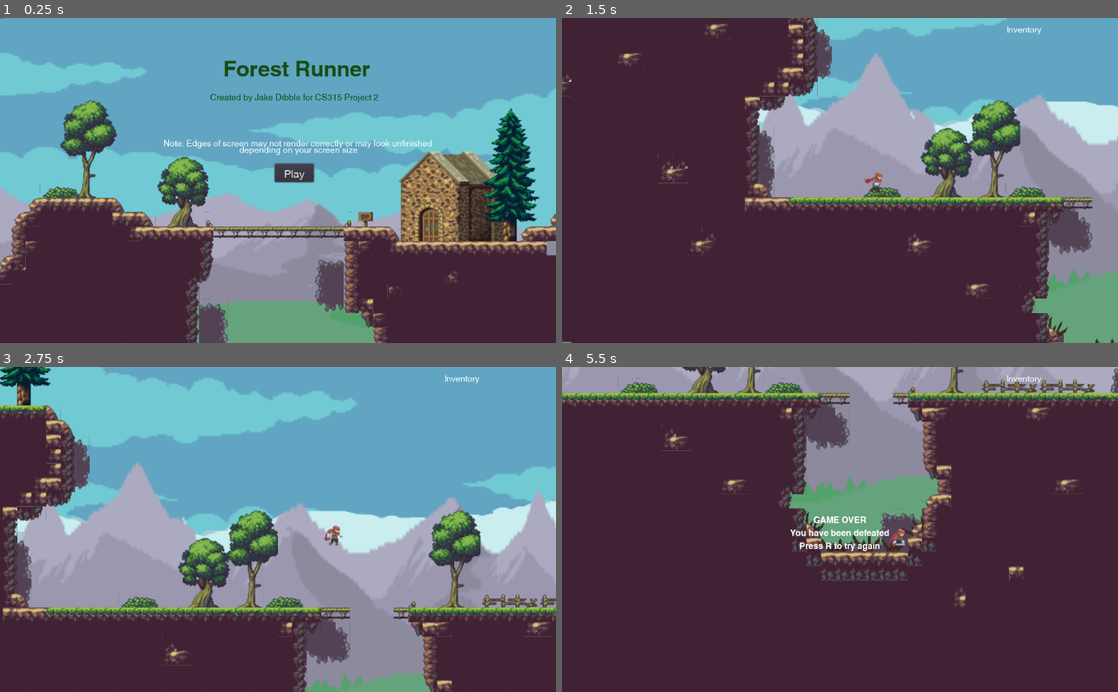
Above: before the commit, frames 1-4 (two rows, left to right).
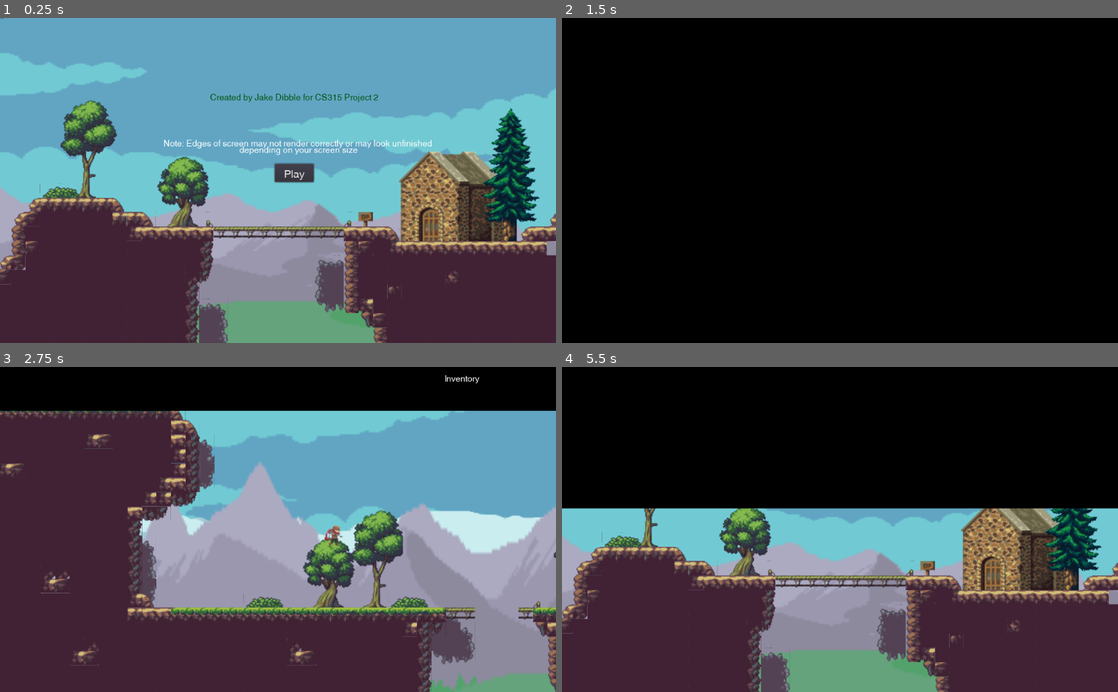
Above: after the commit, the same moments.

Repository: jdibble21/P2-Forest-Run
Game: Godot game, scene res://src/Menu.tscn
Same seed, same stepped clock (60 frames per second), same inputs: the game is played once before the commit and once after it.
Inputs (mouse positions are in pixels of both pictures, inside the frame that each line leads up to):
- Up to frame 1 (0.25 s): no input
- Up to frame 2 (1.5 s): click "Play" at 0.5 s; hold D (move_right) from 1.28 s (still down); hold Space (attack) from 1.28 s (still down)
- Up to frame 3 (2.75 s): keep holding D (move_right); tap W (jump) at 1.52, 2.27 s; release Space (attack) at 2.03 s; tap Space (attack) at 2.1 s
- Up to frame 4 (5.5 s): release D (move_right) at 2.78 s; hold A (move_left) 2.78-3.53 s; hold Space (attack) 2.78-3.53 s; hold D (move_right) 3.53-5 s; tap Space (attack) at 3.6 s; tap W (jump) at 3.77, 4.52 s; hold Space (attack) 4.28-5 s; tap Escape (return_to_menu, bound only after the commit) at 4.9 s; click (856, 523) at 5 s, where only the run after the commit has a clickable "Play"

The runs differ from the first frame. In frame 1, 0.6% of the frame differs, in the area x 40-67%, y 13-19%; in frame 2, 100%, in the area x 0-100%, y 0-100%; in frame 3, 57%; in frame 4, 75%.

Commit message:
Add transition to gameplay

Diff:
--- a/project/project.godot
+++ b/project/project.godot
@@ -46,6 +46,11 @@
 "events": [ Object(InputEventKey,"resource_local_to_scene":false,"resource_name":"","device":0,"alt":false,"shift":false,"control":false,"meta":false,"command":false,"pressed":false,"scancode":82,"unicode":0,"echo":false,"script":null)
  ]
 }
+return_to_menu={
+"deadzone": 0.5,
+"events": [ Object(InputEventKey,"resource_local_to_scene":false,"resource_name":"","device":0,"alt":false,"shift":false,"control":false,"meta":false,"command":false,"pressed":false,"scancode":16777217,"unicode":0,"echo":false,"script":null)
+ ]
+}
 
 [rendering]
 
--- a/project/src/Menu.gd
+++ b/project/src/Menu.gd
@@ -1,7 +1,22 @@
 extends Node2D
 
-var _gameplay_scene = preload("res://src/World.tscn").instance()
+var _gameplay_scene = preload("res://src/World.tscn")
+
+func _ready():
+	$TransitionLayer.hide()
+	$AnimationPlayer.play("title_loop")
 
 func _on_Play_Button_pressed():
+	$TransitionLayer.show()
+	$Camera2D/HUD/Button.hide()
+	$Camera2D/HUD/TitleLabel.hide()
+	$Camera2D/HUD/NoteLabel.hide()
+	$Camera2D/HUD/CreatedLabel.hide()
+	var timer = Timer.new()
+	timer.set_wait_time(1.5)
+	add_child(timer)
+	timer.start()
+	$AnimationPlayer.play("transition")
+	yield(timer, "timeout")
 	queue_free()
-	get_tree().get_root().add_child(_gameplay_scene)
+	get_tree().get_root().add_child(_gameplay_scene.instance())
--- a/project/src/Menu.tscn
+++ b/project/src/Menu.tscn
@@ -9,6 +9,7 @@
 [ext_resource path="res://assets/FreePlatformerNA/Background/bg_back.png" type="Texture" id=7]
 [ext_resource path="res://assets/FreePlatformerNA/Background/bg_front.png" type="Texture" id=8]
 [ext_resource path="res://src/Menu.gd" type="Script" id=9]
+[ext_resource path="res://assets/custom_assets/transition_screen.png" type="Texture" id=10]
 
 [sub_resource type="DynamicFont" id=1]
 size = 40
@@ -574,6 +575,60 @@
 23/shapes = [  ]
 23/z_index = 0
 
+[sub_resource type="Animation" id=8]
+resource_name = "title_loop"
+tracks/0/type = "value"
+tracks/0/path = NodePath("Camera2D/HUD/TitleLabel:margin_top")
+tracks/0/interp = 1
+tracks/0/loop_wrap = true
+tracks/0/imported = false
+tracks/0/enabled = true
+tracks/0/keys = {
+"times": PoolRealArray( 0, 0.5, 1 ),
+"transitions": PoolRealArray( 1, 1, 1 ),
+"update": 0,
+"values": [ -577.0, -436.0, -245.0 ]
+}
+tracks/1/type = "value"
+tracks/1/path = NodePath("Camera2D/HUD/TitleLabel:margin_bottom")
+tracks/1/interp = 1
+tracks/1/loop_wrap = true
+tracks/1/imported = false
+tracks/1/enabled = true
+tracks/1/keys = {
+"times": PoolRealArray( 0, 0.5, 1 ),
+"transitions": PoolRealArray( 1, 1, 1 ),
+"update": 0,
+"values": [ -517.0, -376.0, -185.0 ]
+}
+
+[sub_resource type="Animation" id=7]
+resource_name = "transition"
+tracks/0/type = "value"
+tracks/0/path = NodePath("TransitionLayer:scale")
+tracks/0/interp = 1
+tracks/0/loop_wrap = true
+tracks/0/imported = false
+tracks/0/enabled = true
+tracks/0/keys = {
+"times": PoolRealArray( 0, 0.5, 1 ),
+"transitions": PoolRealArray( 1, 1, 1 ),
+"update": 0,
+"values": [ Vector2( 25.3136, 3.84291 ), Vector2( 25.3136, 7.34052 ), Vector2( 32.0757, 11.745 ) ]
+}
+tracks/1/type = "value"
+tracks/1/path = NodePath("TransitionLayer:position")
+tracks/1/interp = 1
+tracks/1/loop_wrap = true
+tracks/1/imported = false
+tracks/1/enabled = true
+tracks/1/keys = {
+"times": PoolRealArray( 0, 0.5, 1 ),
+"transitions": PoolRealArray( 1, 1, 1 ),
+"update": 0,
+"values": [ Vector2( 619.996, -59.4783 ), Vector2( 619.996, 82.1746 ), Vector2( 792.431, 260.556 ) ]
+}
+
 [node name="Menu" type="Node2D"]
 script = ExtResource( 9 )
 
@@ -583,17 +638,17 @@
 current = true
 zoom = Vector2( 0.6, 0.6 )
 
-[node name="CanvasLayer" type="CanvasLayer" parent="Camera2D"]
-
-[node name="TitleLabel" type="Label" parent="Camera2D/CanvasLayer"]
+[node name="HUD" type="CanvasLayer" parent="Camera2D"]
+
+[node name="TitleLabel" type="Label" parent="Camera2D/HUD"]
 anchor_left = 0.5
 anchor_top = 0.5
 anchor_right = 0.5
 anchor_bottom = 0.5
 margin_left = -145.5
-margin_top = -222.0
+margin_top = -245.0
 margin_right = 213.5
-margin_bottom = -162.0
+margin_bottom = -185.0
 custom_fonts/font = SubResource( 1 )
 custom_colors/font_color = Color( 0.0941176, 0.305882, 0.0784314, 1 )
 custom_constants/shadow_offset_x = 1
@@ -603,7 +658,7 @@
 "_edit_use_anchors_": false
 }
 
-[node name="Button" type="Button" parent="Camera2D/CanvasLayer"]
+[node name="Button" type="Button" parent="Camera2D/HUD"]
 anchor_left = 0.5
 anchor_top = 0.5
 anchor_right = 0.5
@@ -618,7 +673,7 @@
 "_edit_use_anchors_": false
 }
 
-[node name="NoteLabel" type="Label" parent="Camera2D/CanvasLayer"]
+[node name="NoteLabel" type="Label" parent="Camera2D/HUD"]
 anchor_left = 0.5
 anchor_top = 0.5
 anchor_right = 0.5
@@ -635,7 +690,7 @@
 "_edit_use_anchors_": false
 }
 
-[node name="CreatedLabel" type="Label" parent="Camera2D/CanvasLayer"]
+[node name="CreatedLabel" type="Label" parent="Camera2D/HUD"]
 anchor_left = 0.5
 anchor_top = 0.5
 anchor_right = 0.5
@@ -688,4 +743,13 @@
 scale = Vector2( 2.8025, 2.07092 )
 texture = ExtResource( 8 )
 centered = false
-[connection signal="pressed" from="Camera2D/CanvasLayer/Button" to="." method="_on_Play_Button_pressed"]
+
+[node name="AnimationPlayer" type="AnimationPlayer" parent="."]
+anims/title_loop = SubResource( 8 )
+anims/transition = SubResource( 7 )
+
+[node name="TransitionLayer" type="Sprite" parent="."]
+position = Vector2( 792.431, 260.556 )
+scale = Vector2( 32.0757, 11.745 )
+texture = ExtResource( 10 )
+[connection signal="pressed" from="Camera2D/HUD/Button" to="." method="_on_Play_Button_pressed"]
--- a/project/src/World.gd
+++ b/project/src/World.gd
@@ -4,6 +4,7 @@
 signal game_over
 const ENEMY_NODE = preload("res://src/Enemy.tscn")
 
+onready var _menu_screen = load("res://src/Menu.tscn")
 onready var _sword_pickup_animation := $AreaSwordPickup/AnimatedSprite
 onready var _sword_pickup := $AreaSwordPickup
 onready var _player := $Player
@@ -26,24 +27,30 @@
 	self.connect("game_over", self, "_game_over")
 	_player.connect("player_death", self, "_game_over")
 	_player.connect("enemy1_hit", self, "_on_enemy1_defeat")
-
 	_sword_pickup_animation.play("standby")
-	_HUD_gameover_label.hide()
-	_HUD_swordinventory_image.hide()
-	_HUD_swordhint_label.hide()
-	_HUD_finishgame_label.hide()
 	_music_loop.play()
+	_hide_labels()
+	$AnimationPlayer.play("transition")
 
 
 func _process(_delta):
 	if Input.is_action_just_pressed("reload_game"):
 		get_tree().reload_current_scene()
+	if Input.is_action_just_pressed("return_to_menu"):
+		queue_free()
+		get_tree().get_root().add_child(_menu_screen.instance())
+
 
 func _on_player_hit():
 	emit_signal("game_over")
 	$Player/AnimatedSprite.play("death")
 	_player.set_physics_process(false)
 
+func _hide_labels():
+	_HUD_gameover_label.hide()
+	_HUD_swordinventory_image.hide()
+	_HUD_swordhint_label.hide()
+	_HUD_finishgame_label.hide()
 
 func _on_enemy1_defeat():
 	_enemy_one._defeat()
--- a/project/src/World.tscn
+++ b/project/src/World.tscn
@@ -17,6 +17,7 @@
 [ext_resource path="res://src/HUD.tscn" type="PackedScene" id=15]
 [ext_resource path="res://assets/sound_assets/medieval_guitar_loop.ogg" type="AudioStream" id=16]
 [ext_resource path="res://assets/sound_assets/game_over_sound.ogg" type="AudioStream" id=17]
+[ext_resource path="res://assets/custom_assets/transition_screen.png" type="Texture" id=18]
 
 [sub_resource type="TileSet" id=1]
 0/name = "Tileset.png 0"
@@ -880,6 +881,33 @@
 [sub_resource type="RectangleShape2D" id=28]
 extents = Vector2( 59.0928, 12.5335 )
 
+[sub_resource type="Animation" id=29]
+resource_name = "transition"
+tracks/0/type = "value"
+tracks/0/path = NodePath("Player/Camera2D/TransitionLayer:position")
+tracks/0/interp = 1
+tracks/0/loop_wrap = true
+tracks/0/imported = false
+tracks/0/enabled = true
+tracks/0/keys = {
+"times": PoolRealArray( 0, 0.5, 1 ),
+"transitions": PoolRealArray( 1, 1, 1 ),
+"update": 0,
+"values": [ Vector2( 99.0149, 28.8538 ), Vector2( 99.0149, -183.146 ), Vector2( 99.0149, -363.692 ) ]
+}
+tracks/1/type = "value"
+tracks/1/path = NodePath("Player/Camera2D/TransitionLayer:scale")
+tracks/1/interp = 1
+tracks/1/loop_wrap = true
+tracks/1/imported = false
+tracks/1/enabled = true
+tracks/1/keys = {
+"times": PoolRealArray( 0, 0.5, 1 ),
+"transitions": PoolRealArray( 1, 1, 1 ),
+"update": 0,
+"values": [ Vector2( 29.4502, 9.78253 ), Vector2( 29.4502, 4.54797 ), Vector2( 29.4502, 0.0900389 ) ]
+}
+
 [node name="World" type="Node2D"]
 script = ExtResource( 11 )
 
@@ -1037,6 +1065,11 @@
 
 [node name="HUD" parent="Player/Camera2D" instance=ExtResource( 15 )]
 
+[node name="TransitionLayer" type="Sprite" parent="Player/Camera2D"]
+position = Vector2( 99.0149, -363.692 )
+scale = Vector2( 29.4502, 0.0900389 )
+texture = ExtResource( 18 )
+
 [node name="AreaSwordPickup" type="Area2D" parent="."]
 position = Vector2( 279.16, -129.923 )
 
@@ -1065,7 +1098,10 @@
 
 [node name="GameWin" type="AudioStreamPlayer" parent="."]
 stream = ExtResource( 10 )
-volume_db = -15.0
+volume_db = -11.0
+
+[node name="AnimationPlayer" type="AnimationPlayer" parent="."]
+anims/transition = SubResource( 29 )
 [connection signal="area_entered" from="SpikePit1/DeathArea" to="Player" method="_on_DeathArea_area_entered"]
 [connection signal="area_entered" from="SpikePit2/DeathArea" to="Player" method="_on_DeathArea_area_entered"]
 [connection signal="area_entered" from="SpikePit3/Death Area" to="Player" method="_on_DeathArea_area_entered"]
Binary file added: project/assets/custom_assets/transition_screen.png
Not shown, added: project/assets/custom_assets/transition_screen.png.import
Not shown: 1 places in project/src/Menu.tscn that only renumber resources
Not shown: 1 places in project/src/World.tscn that only renumber resources
